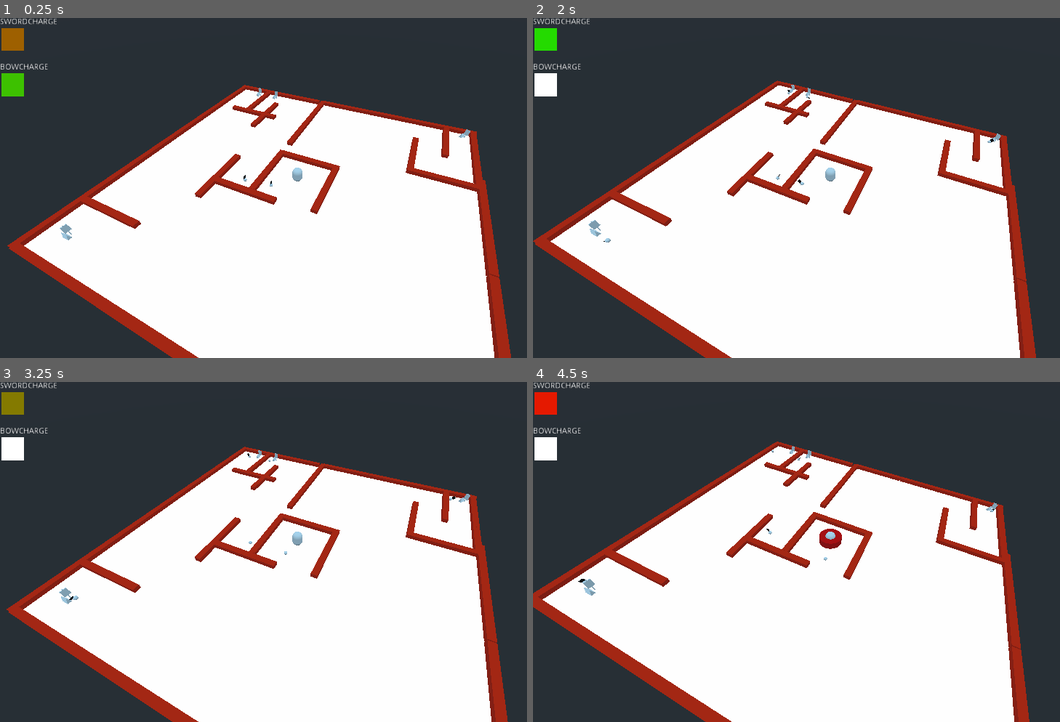
Above: before the commit, frames 1-4 (two rows, left to right).
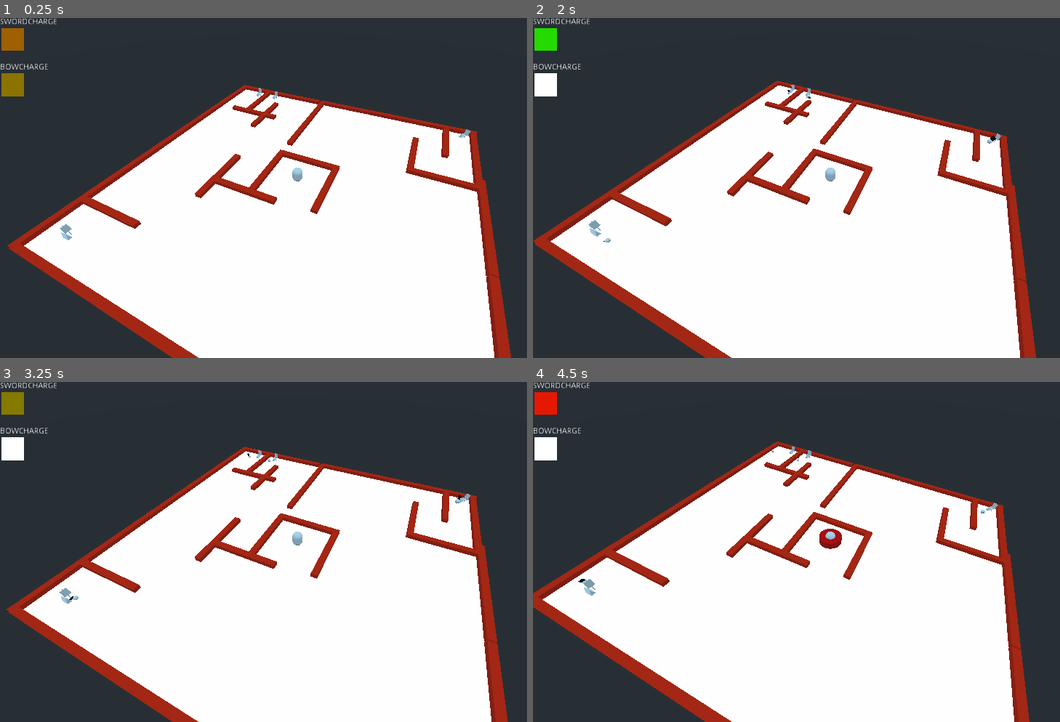
Above: after the commit, the same moments.

Repository: dannytaylor/ld49
Game: Godot game, scene res://levels/test.tscn
The game is run twice, just before and just after one commit, with the same random seed, the same clock (stepped at 60 frames per second) and the same inputs.
Inputs (mouse positions are in pixels of both pictures, inside the frame that each line leads up to):
- Up to frame 1 (0.25 s): no input
- Up to frame 2 (2 s): move the mouse to (854, 188) at 0.52 s; click (854, 188) at 0.67 s; move the mouse to (796, 188) at 1.27 s; click (796, 188) at 1.42 s
- Up to frame 3 (3.25 s): move the mouse to (305, 545) at 2.02 s; click (305, 545) at 2.17 s; move the mouse to (284, 558) at 2.77 s; click (284, 558) at 2.92 s
- Up to frame 4 (4.5 s): move the mouse to (865, 555) at 3.52 s; click (865, 555) at 3.67 s; move the mouse to (780, 548) at 4.27 s; click (780, 548) at 4.42 s

The runs differ from the first frame. In frame 1, 0.3% of the frame differs, in the area x 0-52%, y 16-50%; in frame 2, less than 0.1%; in frame 3, less than 0.1%; in frame 4, less than 0.1%.

Commit message:
more changes to spawning

Diff:
--- a/project/levels/Hero.gd
+++ b/project/levels/Hero.gd
@@ -20,8 +20,6 @@
 
 	var atk_red = atkpct
 	var atk_green = 1 - atkpct
-	if atk_green != 0:
-		print(atk_green)
 	var atk_blue = 0.0
 	if attack_charged:
 		atk_red = 1
--- a/project/levels/test.tscn
+++ b/project/levels/test.tscn
@@ -3,7 +3,6 @@
 [ext_resource path="res://objects/Board/Board.tscn" type="PackedScene" id=1]
 [ext_resource path="res://objects/Player/Camera.tscn" type="PackedScene" id=2]
 [ext_resource path="res://objects/Board/wall_material.tres" type="Material" id=3]
-[ext_resource path="res://objects/Enemy/Enemy.tscn" type="PackedScene" id=4]
 [ext_resource path="res://objects/Camp/Camp.tscn" type="PackedScene" id=5]
 [ext_resource path="res://levels/Hero.gd" type="Script" id=6]
 
@@ -14,6 +13,9 @@
 [sub_resource type="CapsuleMesh" id=3]
 
 [sub_resource type="BoxShape" id=4]
+extents = Vector3( 4, 4, 2 )
+
+[sub_resource type="BoxShape" id=5]
 extents = Vector3( 15, 15, 2 )
 
 [node name="Spatial" type="Spatial"]
@@ -37,14 +39,14 @@
 [node name="EastCamp1" parent="Board" instance=ExtResource( 5 )]
 transform = Transform( 0.025479, 0, -0.999675, 0, 1, 0, 0.999675, 0, 0.025479, 4.60747, 0, -3.19181 )
 camp_name = "North Camp"
-enemy_type = "goblin"
+enemy_type = "hobgoblin"
 spawn_parent = NodePath("../..")
 hero = NodePath("../../Hero")
 
 [node name="SouthCamp" parent="Board" instance=ExtResource( 5 )]
 transform = Transform( -0.596603, 0, -0.802536, 0, 1, 0, 0.802536, 0, -0.596603, 4.67133, 0, 4.55424 )
 camp_name = "North Camp"
-enemy_type = "goblin"
+enemy_type = "ogre"
 spawn_parent = NodePath("../..")
 hero = NodePath("../../Hero")
 
@@ -467,16 +469,9 @@
 autostart = true
 
 [node name="BowChargeTimer" type="Timer" parent="Hero"]
-wait_time = 0.33
+wait_time = 0.55
 one_shot = true
 autostart = true
 
-[node name="Enemy" parent="." instance=ExtResource( 4 )]
-transform = Transform( 1, 0, 0, 0, 1, 0, 0, 0, 1, -0.588233, 0.633058, -0.571428 )
-
-[node name="Enemy2" parent="." instance=ExtResource( 4 )]
-transform = Transform( 1, 0, 0, 0, 1, 0, 0, 0, 1, -0.716577, 0.633058, -1.38698 )
-attack_range = 3.0
-
 [connection signal="timeout" from="Hero/AttackChargeTimer" to="Hero" method="_on_AttackChargeTimer_timeout"]
 [connection signal="timeout" from="Hero/BowChargeTimer" to="Hero" method="_on_BowChargeTimer_timeout"]
--- a/project/objects/Camp/Camp.gd
+++ b/project/objects/Camp/Camp.gd
@@ -20,8 +20,7 @@
 # Called when the node enters the scene tree for the first time.
 func _ready():
 	rng.randomize()
-	if enemy_type == "goblin" or enemy_type == "hobgoblin" or enemy_type == "ogre":
-		monster_scene = load("res://objects/Enemy/Enemy.tscn")
+	monster_scene = load("res://objects/Enemy/Enemy.tscn")
 	# First spawn is either a quarter of the duration or 4/5ths at most
 	$spawn_timer.wait_time = 1 + _get_rng_val(0.25, 1)
 	$spawn_timer.start()
@@ -43,6 +42,23 @@
 	# Spawn something!
 	var new_monster = null
 	new_monster = monster_scene.instance()
+	new_monster.global_transform  = $spawn_location.global_transform
+	if enemy_type == "goblin":
+		# Do nothing extra
+		pass
+	if enemy_type == "hobgoblin":
+		# Ranged enemy
+		new_monster.attack_range = 7.0
+		new_monster.attack_time = 4.0
+		new_monster.attack_backswing = 7.0
+		new_monster.attack_type = "ranged"
+		new_monster.scale *= 1.20
+	if enemy_type == "ogre":
+		new_monster.attack_time = 1.5
+		new_monster.attack_backswing = 2
+		new_monster.armor = 0
+		new_monster.health = 4
+		new_monster.scale *= 1.50
+	spawns.append(new_monster)
 	get_node(spawn_parent).add_child(new_monster)
-	new_monster.global_transform  = $spawn_location.global_transform
-	spawns.append(new_monster)
+	new_monster.spawner = self
--- a/project/objects/Enemy/Enemy.gd
+++ b/project/objects/Enemy/Enemy.gd
@@ -2,13 +2,16 @@
 
 export(String, "melee", "ranged") var attack_type = "melee"
 export(float) var attack_range = 0.25
-export(float) var attack_time = 1.5
+export(float) var attack_time = 0.75
 export(float) var attack_backswing = 3.0
+export(int) var health = 1
+export(int) var armor = 1
 
 var is_attacking = false
 var is_backswing = false
 
 var hero_obj = null
+var spawner = null
 
 # Called when the node enters the scene tree for the first time.
 func _ready():
@@ -55,6 +58,13 @@
 		arrow.global_transform.origin = self.global_transform.origin
 
 
+func kill_enemy():
+	for child in self.get_children():
+		child.queue_free()
+	self.queue_free()
+	if spawner != null:
+		spawner.notify_spawn_death(self)
+
 func _check_attack():
 	if is_attacking == false and is_backswing == false:
 		# Check if close enough
@@ -68,8 +78,18 @@
 	elif is_backswing == true:
 		var anim_pct = 1 - ($BackswingTimer.time_left / attack_time)
 
+func _check_fall_through_floor():
+	if global_transform.origin.y <= -10:
+		# Fell...
+		self.kill_enemy()
+
+func _check_health_removed():
+	if health <= 0:
+		self.kill_enemy()
+
 func _process(delta):
-	pass
+	_check_fall_through_floor()
+	_check_health_removed()
 
 func _on_AttackTimer_timeout():
 	is_attacking = false
--- a/project/objects/Enemy/Enemy.tscn
+++ b/project/objects/Enemy/Enemy.tscn
@@ -41,8 +41,10 @@
 mesh = SubResource( 5 )
 
 [node name="AttackTimer" type="Timer" parent="."]
+one_shot = true
 
 [node name="BackswingTimer" type="Timer" parent="."]
+one_shot = true
 
 [node name="CheckTimer" type="Timer" parent="."]
 autostart = true
--- a/project/objects/attacks/arrow.gd
+++ b/project/objects/attacks/arrow.gd
@@ -1,6 +1,6 @@
 extends Spatial
 
-export(float) var lifetime = 1.66
+export(float) var lifetime = 0.66
 
 
 # Called when the node enters the scene tree for the first time.
--- a/project/objects/attacks/slash.gd
+++ b/project/objects/attacks/slash.gd
@@ -1,7 +1,7 @@
 extends Spatial
 
-export(float) var lifetime = 0.20
-export(float) var speed = 4.0
+export(float) var lifetime = 0.10
+export(float) var speed = 5.0
 
 # Called when the node enters the scene tree for the first time.
 func _ready():
Not shown: 1 places in project/levels/test.tscn that only renumber resources
